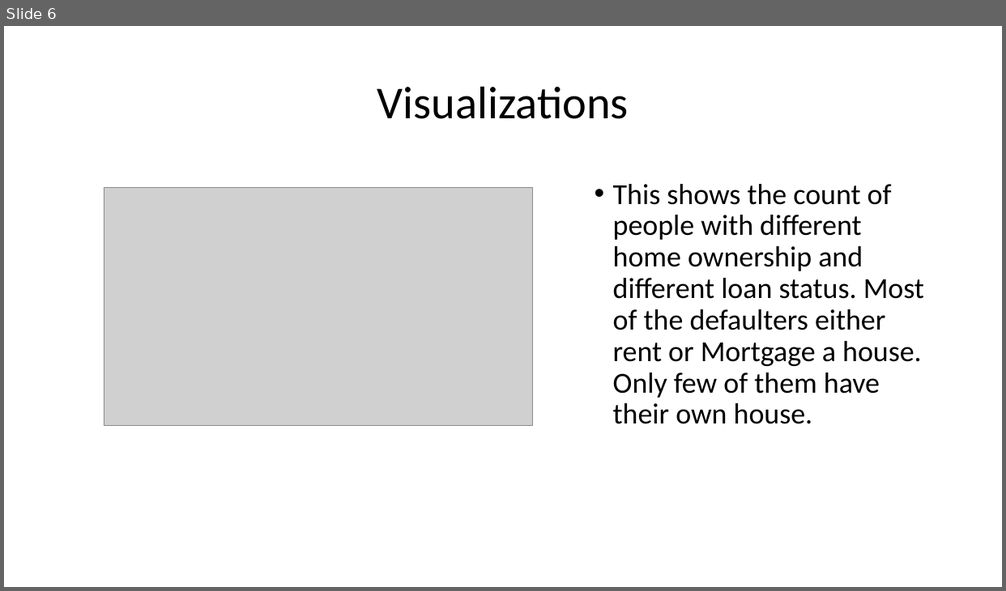
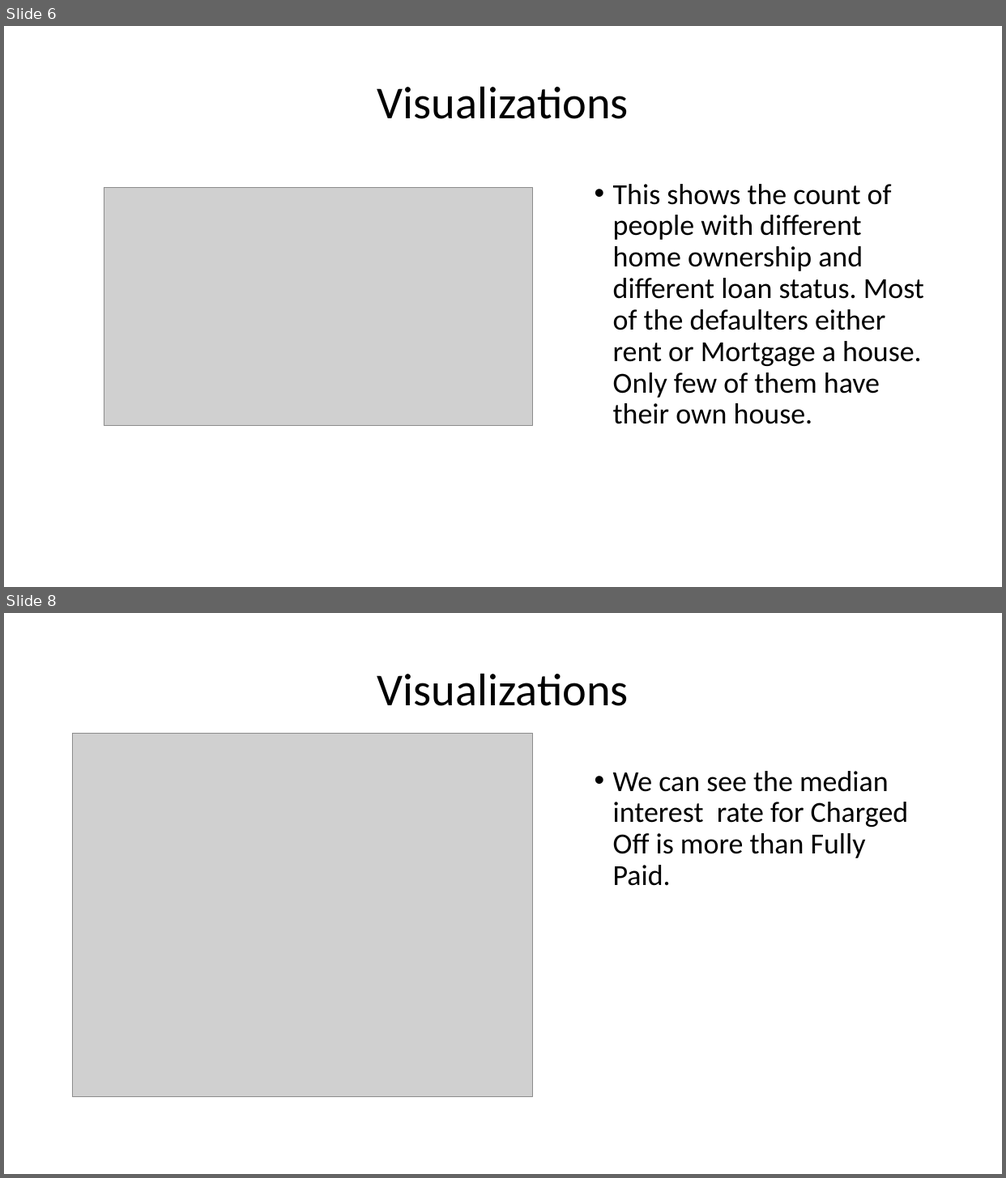
Before and after one commit to neetika01/LendingClubCaseStudy, a slide deck: Lending_club_case_study.pptx. Shown one above the other, each under a label of ours: slide 6 before the commit, slides 6 and 8 after it; the slides between them are not shown. The pictures are 1006x591 and 1006x1178 pixels, drawn with LibreOffice and Linux fonts; fonts in the diff are those of the drawing; grey boxes stand for pictures. Boxes give left, top, right and bottom in pixels: in the first picture for what was removed or moved away, otherwise in the second. Text is boxed around its words. In the diff, an @@ line names an element or a change of style, - is before the commit and + after.

```diff
--- a/Lending_club_case_study.pptx
+++ b/Lending_club_case_study.pptx
@@ slide 8 added at <box>4,613,1002,1174</box>, background #FFFFFF @@
@@ title added at <box>377,673,629,706</box>, 44 pt, text #000000 @@
+Visualizations
@@ picture added at <box>73,733,533,1097</box> @@
@@ text added at <box>613,771,909,886</box>, 28 pt, text #000000 @@
+• We can see the median interest rate for Charged Off is more than Fully Paid.
```
Also in this commit, not shown: 5 other slides added, 2 other files.
